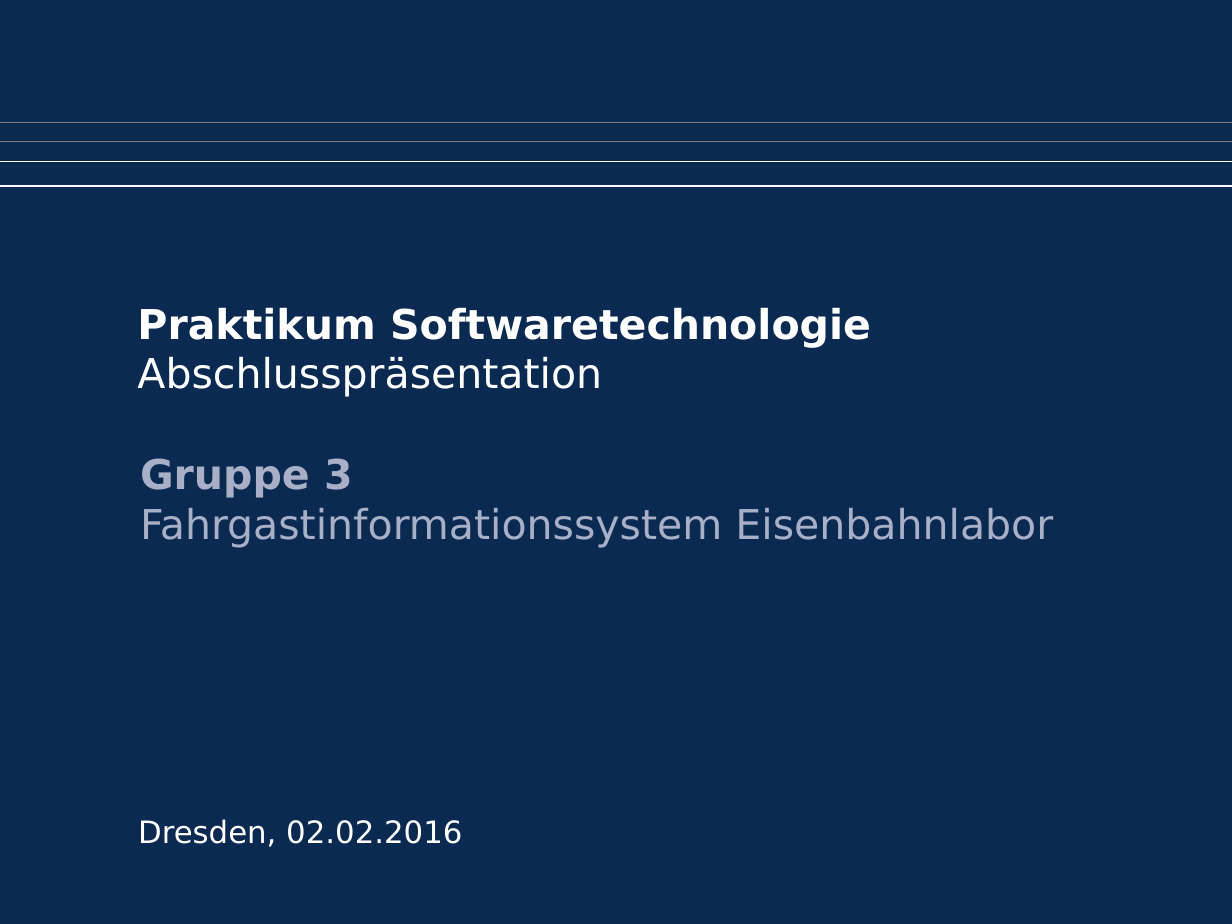
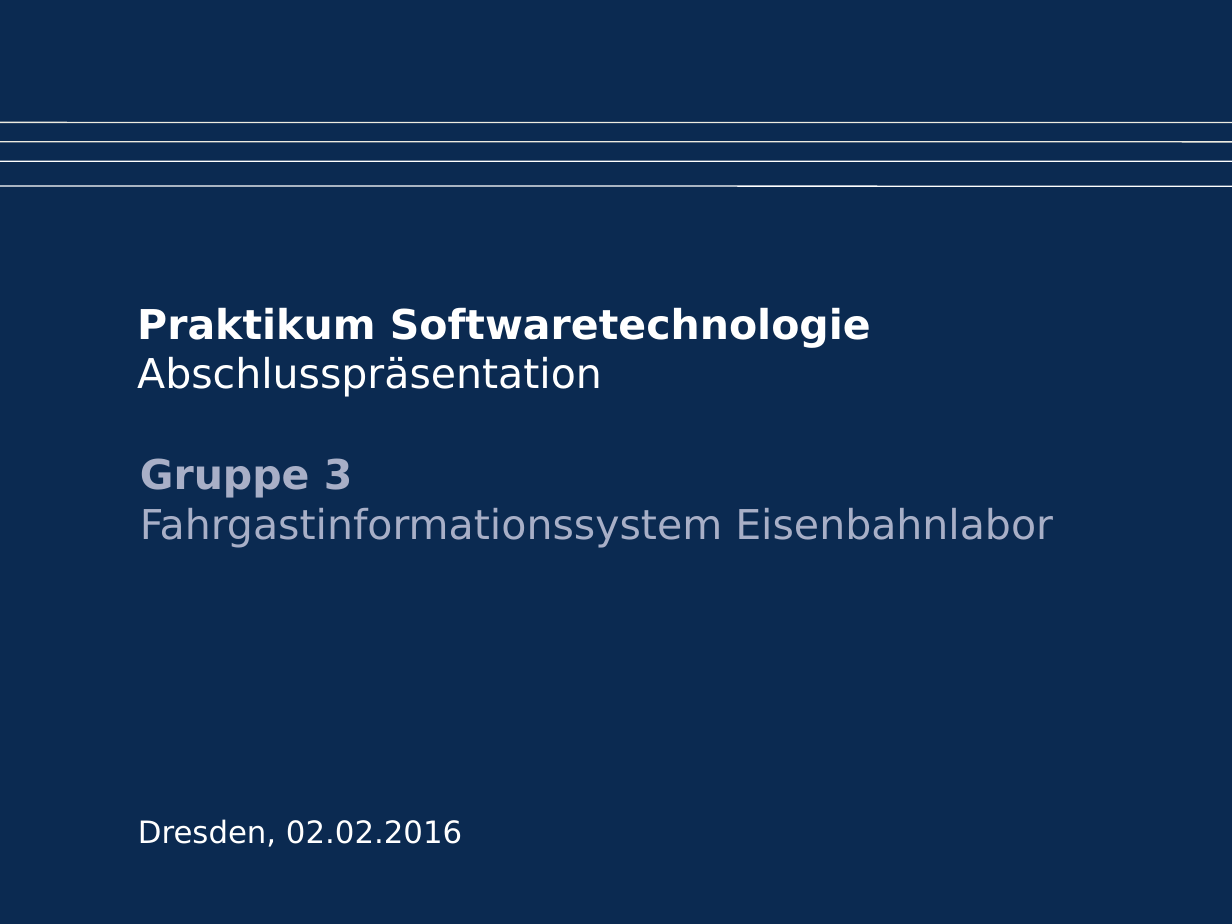
Before and after one commit to Juu98/fahrgastinformationssystem, a slide deck: slide 1 of organisation/Endpräsentation/abschlusspraesentation.pptx. Drawn at 1232x924 pixels with LibreOffice and Linux fonts; fonts in the diff are those of the drawing; background and template pictures are left out. Boxes give left, top, right and bottom in pixels: in the first picture for what was removed or moved away, otherwise in the second. Text is boxed around its words. In the diff, an @@ line names an element or a change of style, - is before the commit and + after.

```diff
--- a/organisation/Endpräsentation/abschlusspraesentation.pptx
+++ b/organisation/Endpräsentation/abschlusspraesentation.pptx
@@ line (0, 122) - (1232, 122): stroke #808080 0.75 pt to #EEECE1 0.74 pt @@
@@ line (0, 142) - (1232, 142): stroke #808080 0.75 pt to #EEECE1 0.74 pt @@
@@ line (0, 186) - (1232, 186): stroke #FFFFFF 0.75 pt to #FFFFFF 0.74 pt @@
```
Also in this commit, not shown: 22 other slides changed, 1 slide removed.
